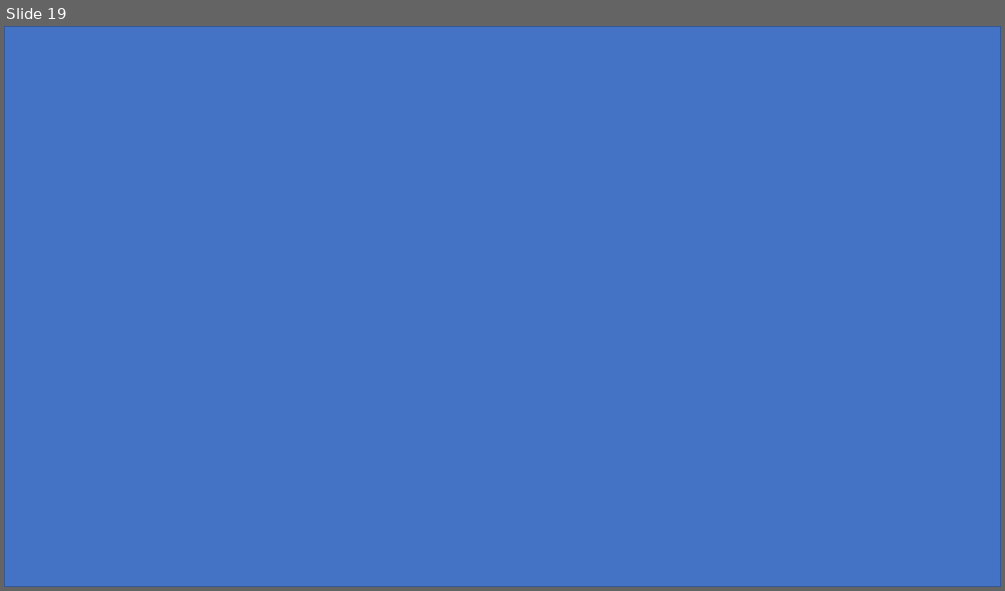
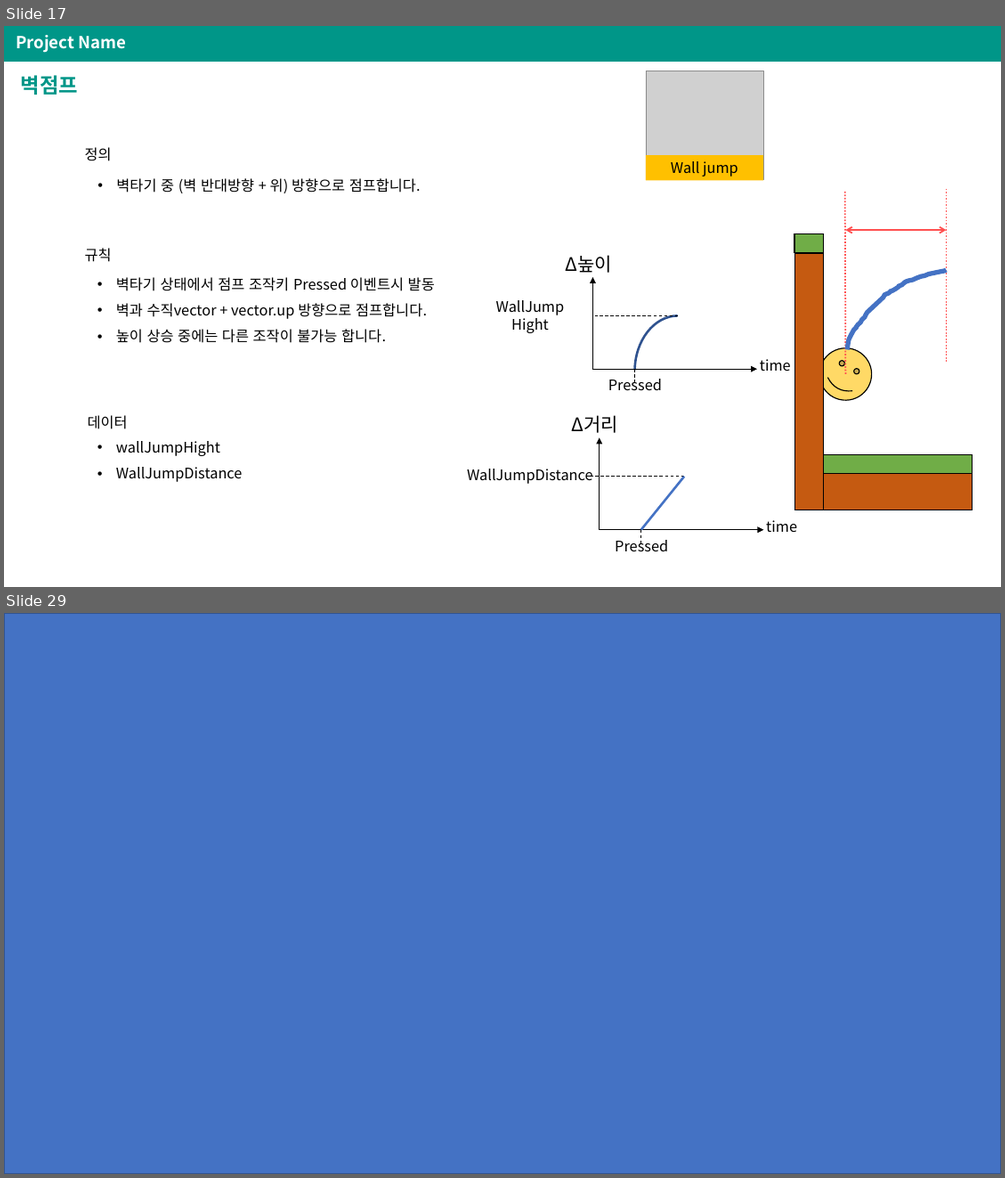
Before and after one commit to PriuS2/TIL, a slide deck: 2020/Project_/[ProjectName]_SystemDesign.pptx. Shown one above the other, each under a label of ours: slide 19 before the commit, slides 17 and 29 after it; the slides between them are not shown. The pictures are 1005x591 and 1005x1178 pixels, drawn with LibreOffice and Linux fonts; fonts in the diff are those of the drawing; grey boxes stand for pictures. Boxes give left, top, right and bottom in pixels: in the first picture for what was removed or moved away, otherwise in the second. Text is boxed around its words. In the diff, an @@ line names an element or a change of style, - is before the commit and + after.

```diff
--- a/2020/Project_/[ProjectName]_SystemDesign.pptx
+++ b/2020/Project_/[ProjectName]_SystemDesign.pptx
@@ slide 17 added at bbox=[4, 26, 1001, 587], background #FFFFFF; not listed: 1 template element that a slide beside it also shows @@
@@ text added at bbox=[16, 35, 126, 53], 16 pt, text #FFFFFF, bold @@
+Project Name
@@ title added at bbox=[21, 75, 78, 95], 20 pt, text #009688, bold @@
+벽점프
@@ picture added at bbox=[646, 70, 763, 180] @@
@@ text added at bbox=[85, 147, 112, 161], 14 pt, text #000000 @@
+정의
@@ rectangle added at bbox=[646, 155, 763, 181], fill #FFC000, 14 pt, text #000000 @@
+Wall jump
@@ text added at bbox=[116, 178, 421, 193], 14 pt, text #000000 @@
+• 벽타기 중 (벽 반대방향 + 위) 방향으로 점프합니다.
@@ line added from (845, 374) to (845, 191), #FF5050 1.5 pt dashed @@
@@ line added from (947, 362) to (947, 188), #FF5050 1.5 pt dashed @@
@@ rectangle added at bbox=[794, 234, 823, 253], fill #70AD47, outline #000000 1 pt @@
@@ double arrow added from (947, 230) to (845, 230), #FF5050 1.5 pt @@
@@ text added at bbox=[85, 248, 112, 262], 14 pt, text #000000 @@
+규칙
@@ rectangle added at bbox=[794, 253, 823, 510], fill #C55A11, outline #000000 1 pt @@
@@ text added at bbox=[116, 277, 435, 343], 14 pt, text #000000 @@
+• 벽타기 상태에서 점프 조작키 Pressed 이벤트시 발동
+• 벽과 수직vector + vector.up 방향으로 점프합니다.
+• 높이 상승 중에는 다른 조작이 불가능 합니다.
@@ freeform shape added at bbox=[848, 270, 947, 350], outline #4472C4 4.5 pt @@
@@ smiley face added at bbox=[810, 339, 882, 410], fill #FFD966, outline #000000 1 pt @@
@@ group added at bbox=[496, 255, 791, 395]: 4 texts, 2 rectangles, 2 lines, 2 arrows, 1 freeform shape @@
+Δ높이
+WallJump
+Hight
+Pressed
+time
@@ text added at bbox=[88, 415, 128, 429], 14 pt, text #000000 @@
+데이터
@@ text added at bbox=[116, 441, 243, 482], 14 pt, text #000000 @@
+• wallJumpHight
+• WallJumpDistance
@@ group added at bbox=[467, 415, 797, 556]: 4 texts, 3 lines, 2 rectangles, 2 arrows @@
+Δ거리
+WallJumpDistance
+Pressed
+time
@@ rectangle added at bbox=[824, 455, 972, 473], fill #70AD47, outline #000000 1 pt @@
@@ rectangle added at bbox=[824, 473, 972, 510], fill #C55A11, outline #000000 1 pt @@
@@ what was slide 19 is now slide 29 @@
```
Also in this commit, not shown: 17 slides changed, 16 other slides added, 7 slides removed, 2 other files.
